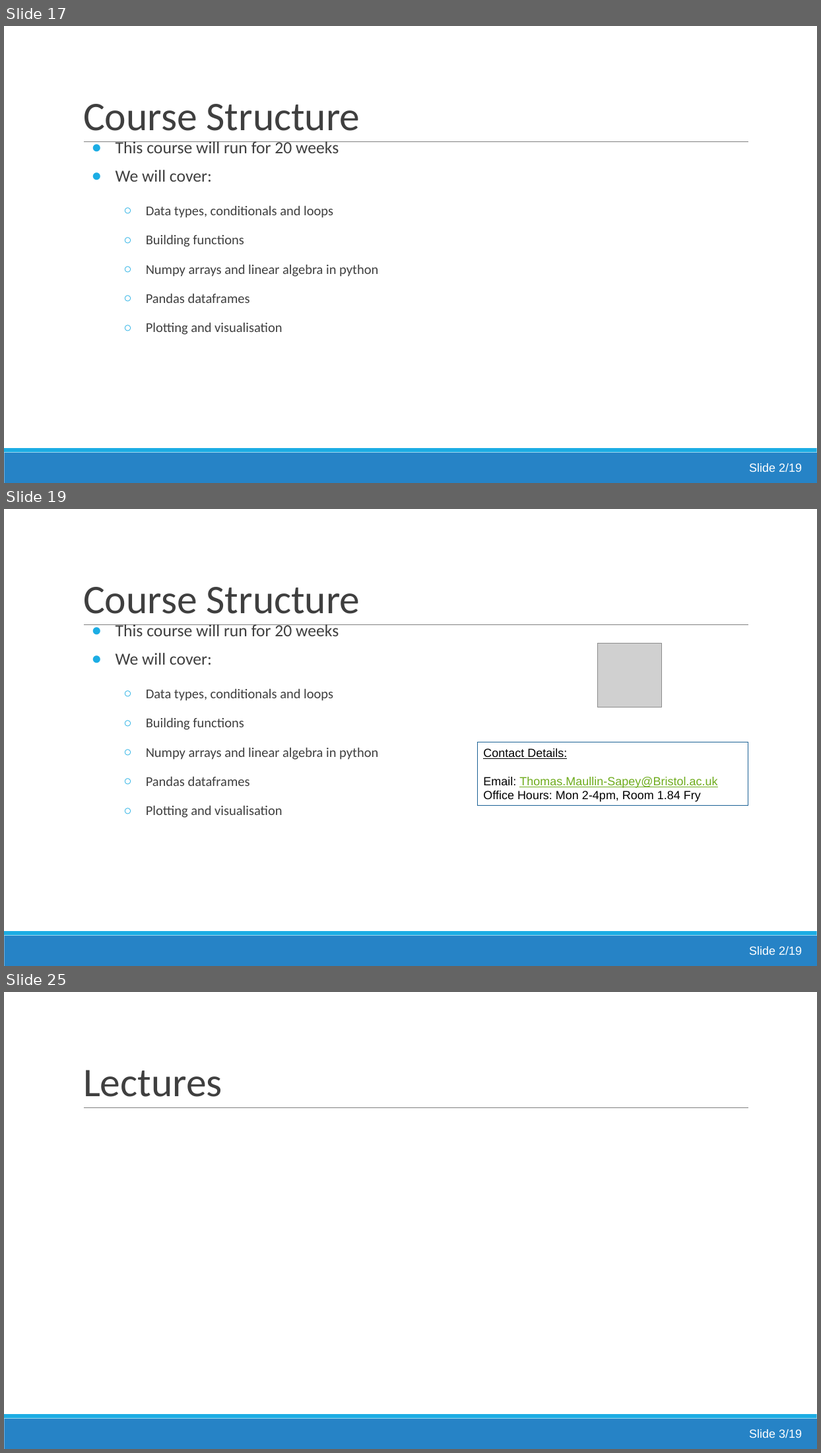
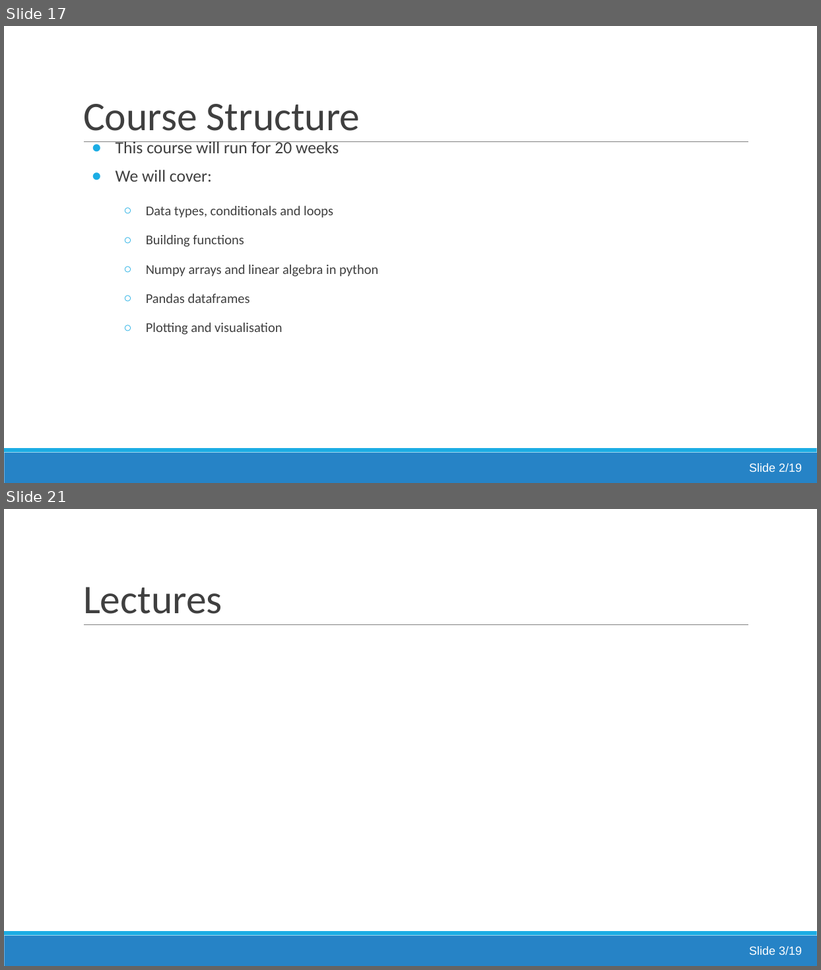
Before and after one commit to FTurci/intro-coding-data-analysis-mirror, a slide deck: 01/Lecture1_Introduction_And_Data_Types.pptx. Shown one above the other, each under a label of ours: slides 17, 19 and 25 before the commit, slides 17 and 21 after it; the slides between them are not shown. The pictures are 821x1453 and 821x970 pixels, drawn with LibreOffice and Linux fonts; fonts in the diff are those of the drawing; grey boxes stand for pictures. Boxes give left, top, right and bottom in pixels: in the first picture for what was removed or moved away, otherwise in the second. Text is boxed around its words. In the diff, an @@ line names an element or a change of style, - is before the commit and + after.

```diff
--- a/01/Lecture1_Introduction_And_Data_Types.pptx
+++ b/01/Lecture1_Introduction_And_Data_Types.pptx
@@ slide 19 removed at (4,509,817,966), background #FFFFFF; not listed: 3 template elements that a slide beside it also shows @@
@@ title removed at (83,587,360,614) @@
-Course Structure
@@ text removed at (116,625,378,818) @@
-● This course will run for 20 weeks
-● We will cover:
-  ○ Data types, conditionals and loops
-  ○ Building functions
-  ○ Numpy arrays and linear algebra in python
-  ○ Pandas dataframes
-  ○ Plotting and visualisation
@@ picture removed at (597,643,661,707) @@
@@ rectangle removed at (477,743,748,806) @@
-Contact Details:
-Email: Thomas.Maullin-Sapey@Bristol.ac.uk
-Office Hours: Mon 2-4pm, Room 1.84 Fry
@@ text removed at (749,947,802,955) @@
-Slide 2/19
@@ what was slide 25 is now slide 21 @@
```
Also in this commit, not shown: 7 slides changed, 6 other slides removed.
